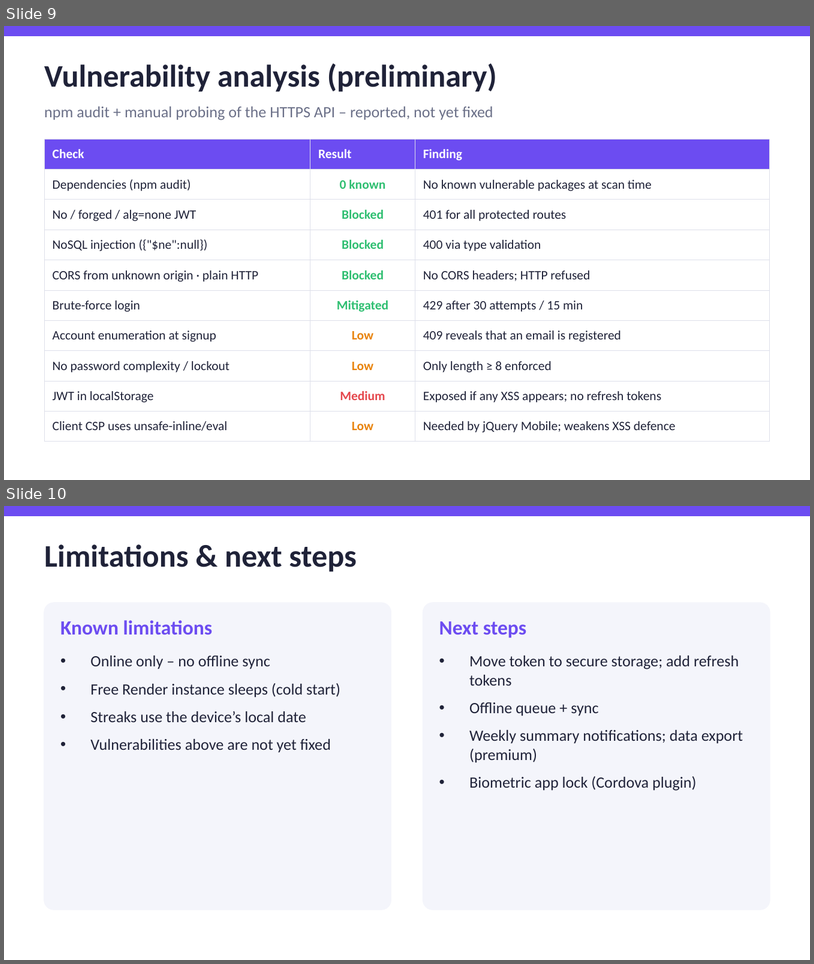
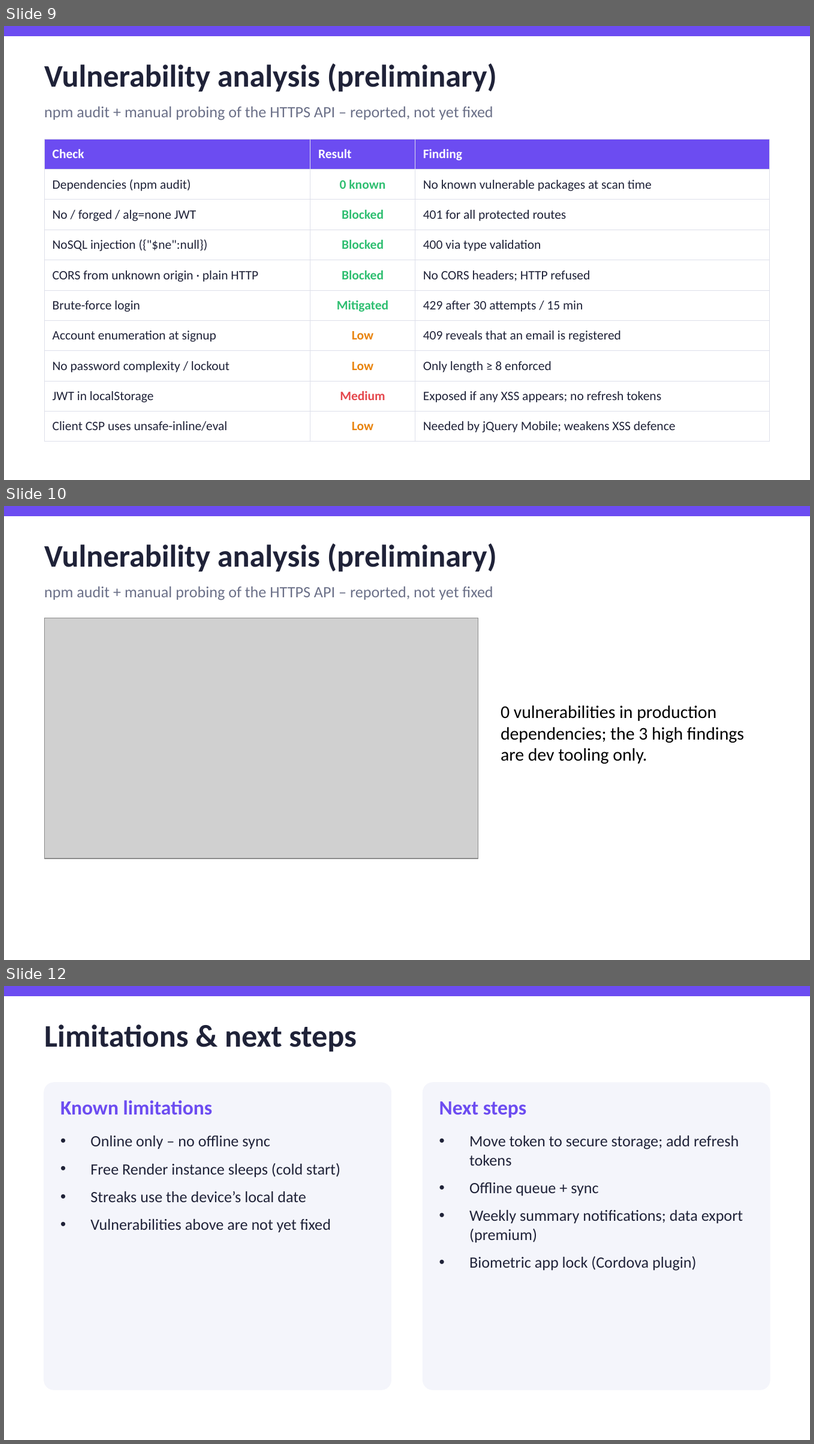
Before and after one commit to dasunpriyankara/moodstreak, a slide deck: presentation/MoodStreak.pptx. Shown one above the other, each under a label of ours: slides 9 and 10 before the commit, slides 9, 10 and 12 after it; the slides between them are not shown. The pictures are 814x964 and 814x1444 pixels, drawn with LibreOffice and Linux fonts; fonts in the diff are those of the drawing; grey boxes stand for pictures. Boxes give left, top, right and bottom in pixels: in the first picture for what was removed or moved away, otherwise in the second. Text is boxed around its words. In the diff, an @@ line names an element or a change of style, - is before the commit and + after.

Commit message:
Added npm audit report

```diff
--- a/presentation/MoodStreak.pptx
+++ b/presentation/MoodStreak.pptx
@@ slide 10 added at [4, 506, 810, 960], background #FFFFFF @@
@@ rectangle added at [4, 506, 810, 516], fill #6C4CF1, outline #6C4CF1 1 pt @@
@@ text added at [44, 543, 497, 572], 28 pt, text #1F2238, bold @@
+Vulnerability analysis (preliminary)
@@ text added at [44, 586, 493, 600], 14 pt, text #6B7088 @@
+npm audit + manual probing of the HTTPS API – reported, not yet fixed
@@ picture added at [44, 618, 478, 858] @@
@@ text added at [501, 705, 744, 763], 16 pt, text #000000 @@
+0 vulnerabilities in production dependencies; the 3 high findings are dev tooling only.
@@ what was slide 10 is now slide 12 @@
```
Also in this commit, not shown: 1 other slide added, 2 other files.
